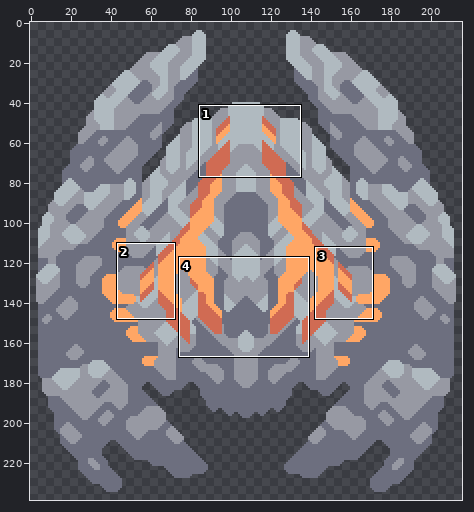
Two states of a sprite sheet, core/assets-raw/sprites/units/lich.png. The picture above shows the old version from afar; the outline marks the close-up.
Close-up. Before the commit:
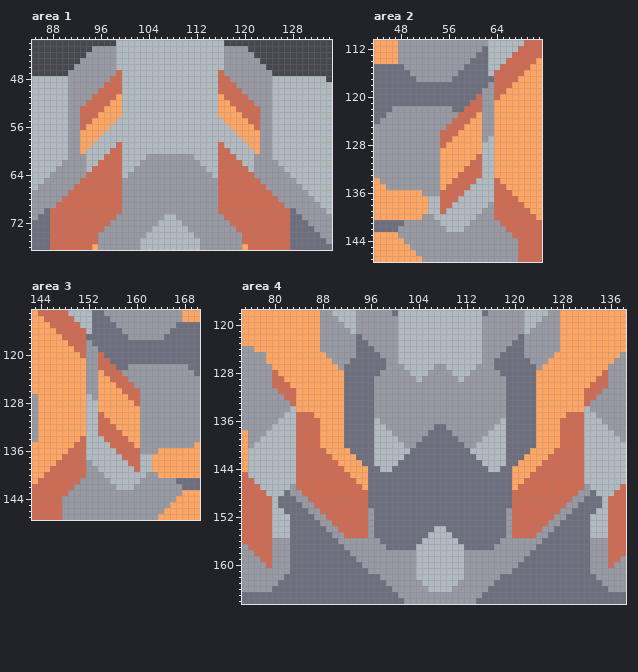
The file is 216x240 pixels. Colours within 5 levels of each other are drawn and written as one. Shown: area 1: x 85..134, y 42..76; area 2: x 44..71, y 111..147; area 3: x 143..170, y 113..147; area 4: x 75..138, y 118..166. The wide view leaves out empty margins.
After:
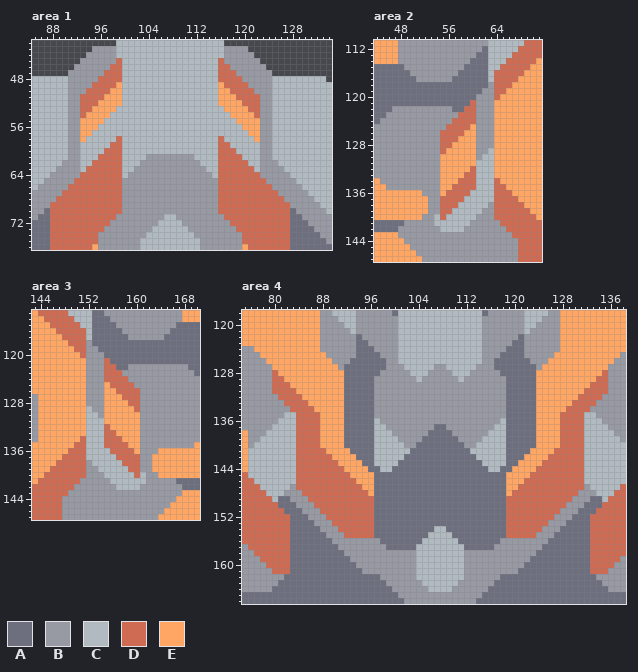
Palette (. is transparent): A #6d6f7f  B #9799a3  C #b0bac0  D #d06b53  E #ffa665
Changes in this commit:
Changed rows in their new state; - is an unchanged pixel.
Area 1:
first column x 88:
45 -----------D----------------D-----------
46 ----------DD----------------DD----------
47 ---------DD------------------DD---------
48 --------DD--------------------DD--------
49 -------DD--E----------------E--DD-------
50 ------DD--EE----------------EE--DD------
51 -----DD--EE------------------EE--DD-----
52 -----D--EE--------------------EE--D-----
53 -------EE--C----------------C--EE-------
54 ------EE--CC----------------CC--EE------
55 -----EE--CC------------------CC--EE-----
56 -----E--CC--------------------CC--E-----
57 -------CC----------------------CC-------
58 ------CC---D----------------D---CC------
59 -----CC---D------------------D---CC-----
60 -----C---D--------------------D---C-----
61 -----C--D----------------------D--C-----
62 -----C-D------------------------D-C-----
63 -----CD--------------------------DC-----
64 -----D----------------------------D-----
65 ----D------------------------------D----
66 ---D--------------------------------D---
67 --D----------------------------------D--
68 -D------------------------------------D-
69 D--------------------------------------D
Area 2:
first column x 53:
117 ----------C
120 --------B--
121 --------B--
122 --------B--
123 --------B--
124 -------DB--
125 ------D-B--
126 -----D--B--
127 ----D---B-B
128 ---D----BBB
129 --D-----BB-
130 --------B--
131 -------EC--
132 ------E-C--
133 -----E--C--
134 ----E------
135 ---E---D---
136 --E---D----
137 BB---D-----
138 BB--D------
139 BB-D-------
140 --D--------
141 -C---------
142 --C--------
Area 3:
first column x 152:
117 C----------
120 --B--------
121 --B--------
122 --B--------
123 --B--------
124 --BD-------
125 --B-D------
126 --B--D-----
127 B-B---D----
128 BBB----D---
129 -BB-----D--
130 --B--------
131 --CE-------
132 --C-E------
133 --C--E-----
134 ------E----
135 ---D---E---
136 ----D---E--
137 -----D---BB
138 ------D--BB
139 -------D-BB
140 --------D--
141 ---------C-
142 --------C--
Area 4:
first column x 78:
125 E
first column x 80:
131 D------------------------------------------------------D
132 -D--D----------------------------------------------D--D-
133 --D-DD--------------------------------------------DD-D--
134 ---DDDD------------------------------------------DDDD---
135 -------D----------------------------------------D-------
first column x 80:
145 ----------------E----------------------E----------------
146 ----------------E----------------------E----------------
147 ----------------E----------------------E----------------
148 --B-------------E----------------------E-------------B--
149 ---B------------D----------------------D------------B---
150 D---B-----------D----------------------D-----------B---D
151 DD---B----------D----------------------D----------B---DD
152 DDD---B---------D----------------------D---------B---DDD
153 DDD----B--------D----------------------D--------B----DDD
154 DDD-----B-------D----------------------D-------B-----DDD
155 DDD------B------D----------------------D------B------DDD
156 DDD-------B----------------------------------B-------DDD
157 DDD--------B--------------------------------B--------DDD
158 DDD---------B------------------------------B---------DDD
159 DDD----------B----------------------------B----------DDD
160 DDD-----------B--------------------------B-----------DDD
161 DDD------------B------------------------B------------DDD
